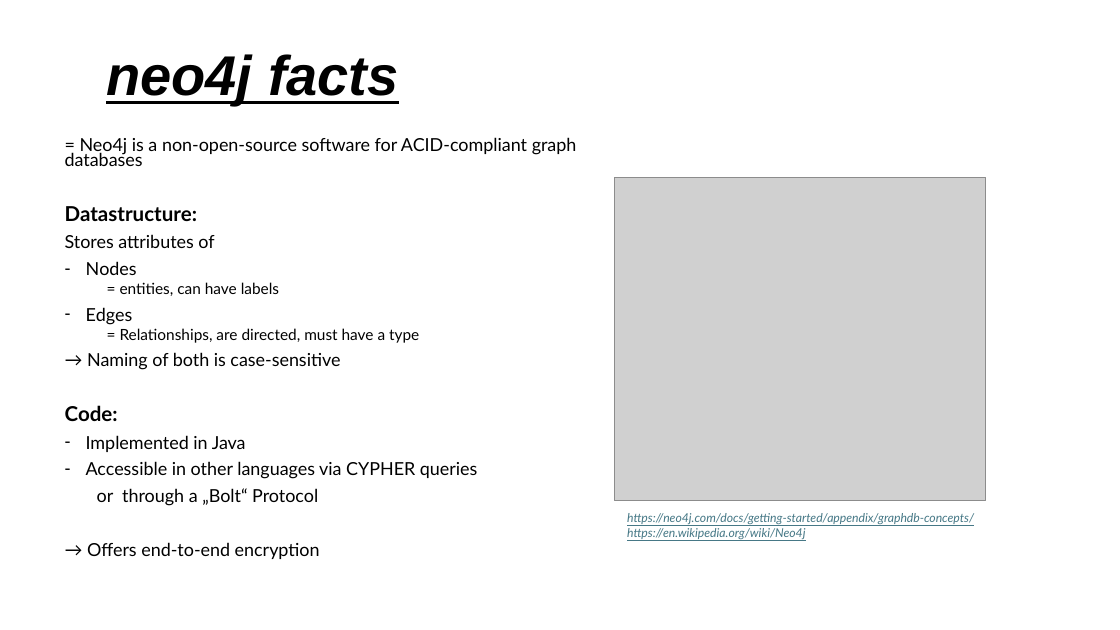
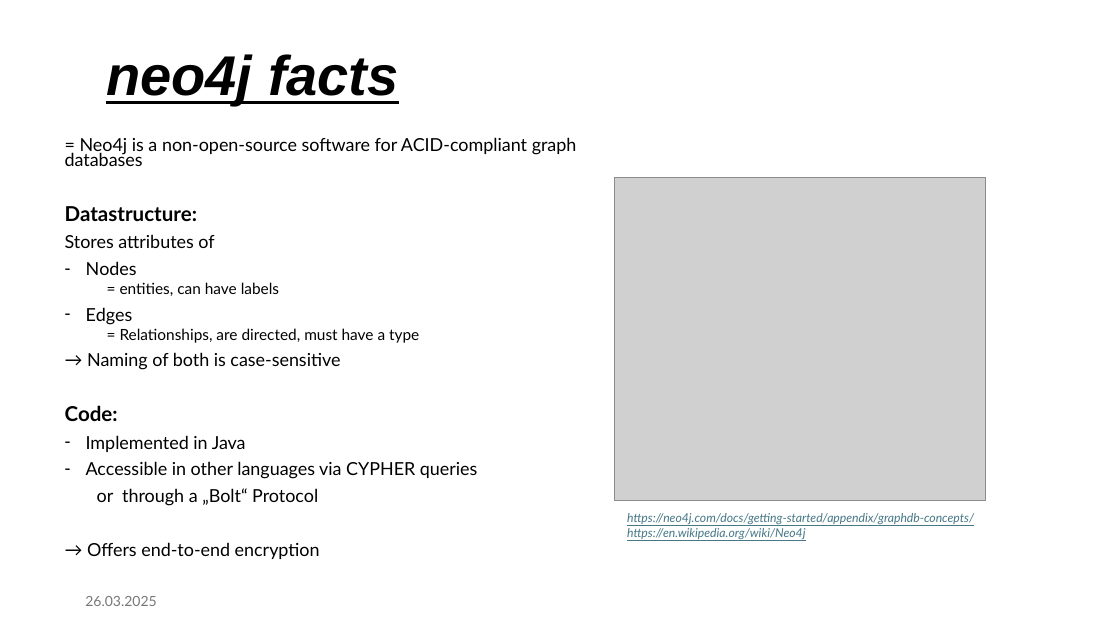
Before and after one commit to pcamarillor/P2025_ESI3914N, a slide deck: slide 2 of spark_cluster/notebooks/examples/tarea_NoSQL.pptx. Drawn at 1120x630 pixels with LibreOffice and Linux fonts; fonts in the diff are those of the drawing; grey boxes stand for pictures. Boxes give left, top, right and bottom in pixels: in the first picture for what was removed or moved away, otherwise in the second. Text is boxed around its words. In the diff, an @@ line names an element or a change of style, - is before the commit and + after.

```diff
--- a/spark_cluster/notebooks/examples/tarea_NoSQL.pptx
+++ b/spark_cluster/notebooks/examples/tarea_NoSQL.pptx
@@ text added at (x1=85, y1=596, x2=156, y2=606), 12 pt, text #797979 @@
+26.03.2025
```
Also in this commit, not shown: 5 other slides changed.
